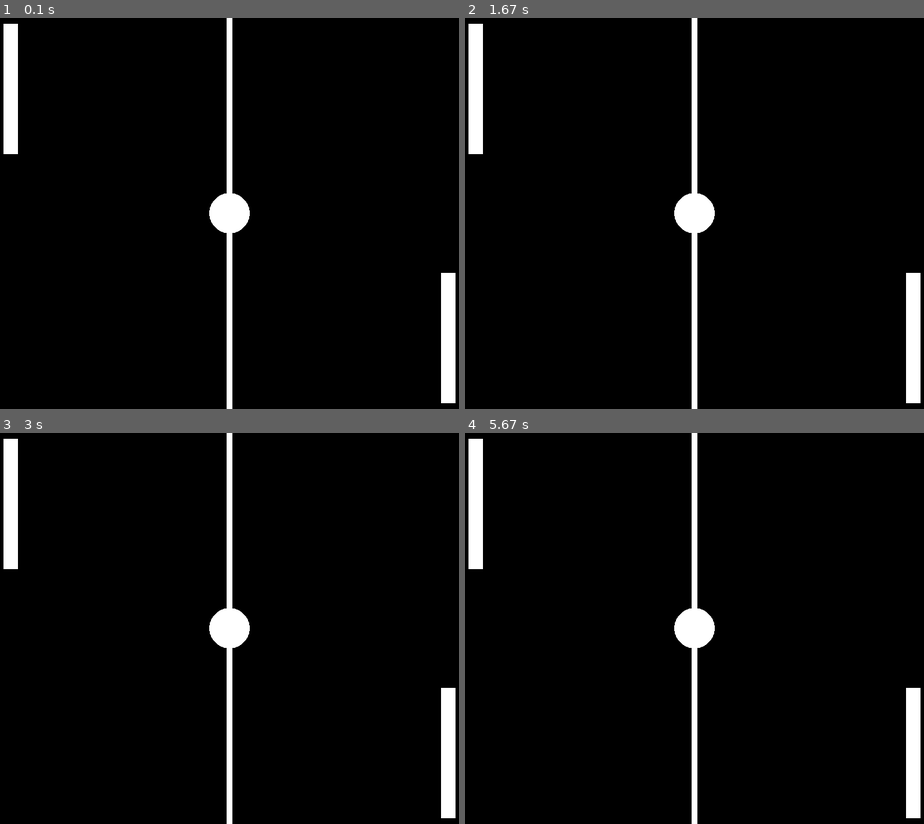
Above: before the commit, frames 1-4 (two rows, left to right).
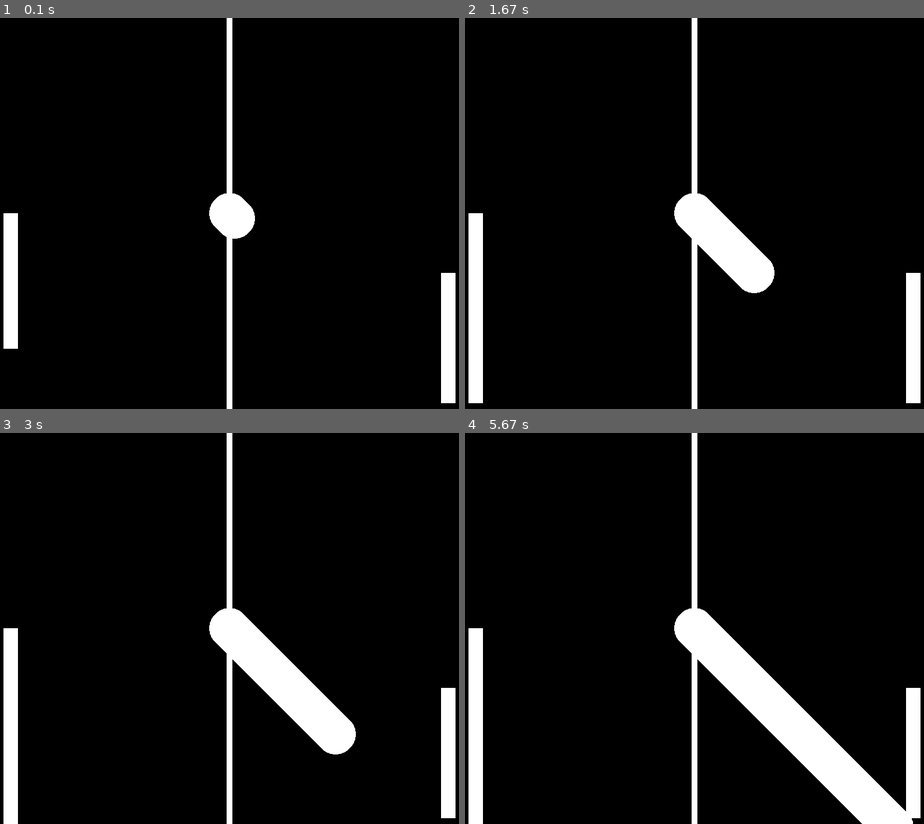
Above: after the commit, the same moments.

Repository: PraddyumnYadav/pong-pygame
Game: pygame game, started from main.py
The game is run twice, just before and just after one commit, with the same random seed, the same clock (stepped at 60 frames per second) and the same inputs.
Inputs:
- Up to frame 1 (0.1 s): no input
- Up to frame 2 (1.67 s): no input
- Up to frame 3 (3 s): no input
- Up to frame 4 (5.67 s): no input

The runs differ from the first frame. In frame 1, 2.3% of the frame differs, in the area x 0-56%, y 1-85%; in frame 2, 4.4%; in frame 3, 5.9%; in frame 4, 8.4%, in the area x 0-98%, y 1-100%.

Commit message:
Add Simple Movements.

Diff:
--- a/main.py
+++ b/main.py
@@ -13,9 +13,9 @@
 LINE_WIDTH = 10
 
 
-def draw(w_circle: int, bar1, bar2, line):
+def draw(w_circle: int, bar1, bar2, line, circle_x, circle_y):
 	# Draw Circle(Ball)
-	pygame.draw.circle(WIN, "white", (int(WIDTH/2), int(HEIGHT/2)), w_circle)
+	pygame.draw.circle(WIN, "white", (circle_x, circle_y), w_circle)
 
 	# Draw Bars
 	pygame.draw.rect(WIN, "white", bar1)
@@ -30,21 +30,33 @@
 
 def main():
 	run = True
-	bar1 = pygame.Rect(10, 10, BAR_WIDTH, BAR_HEIGHT)
+
+	circle_x = int(WIDTH/2)
+	circle_y = int(HEIGHT/2)
+
+	ball_vel = 1
+	bar_vel = 5
+
+	line = pygame.Rect(int(WIDTH/2-LINE_WIDTH/2), 0, LINE_WIDTH, HEIGHT)
+	bar1 = pygame.Rect(10, circle_y, BAR_WIDTH, BAR_HEIGHT)
 	bar2 = pygame.Rect(
 		int(WIDTH-BAR_WIDTH-10),
 		int(HEIGHT-BAR_HEIGHT-10),
 		BAR_WIDTH,
 		BAR_HEIGHT
 	)
-	line = pygame.Rect(int(WIDTH/2-LINE_WIDTH/2), 0, LINE_WIDTH, HEIGHT)
 
 	while run:
 		for event in pygame.event.get():
 			if event.type == pygame.QUIT:
 				run = False
 
-		draw(CIRCLE_WIDTH, bar1, bar2, line)
+		draw(CIRCLE_WIDTH, bar1, bar2, line, circle_x, circle_y)
+		circle_x += ball_vel
+		circle_y += ball_vel
+
+		bar1.y = circle_y
+
 
 
 if __name__ == "__main__":
